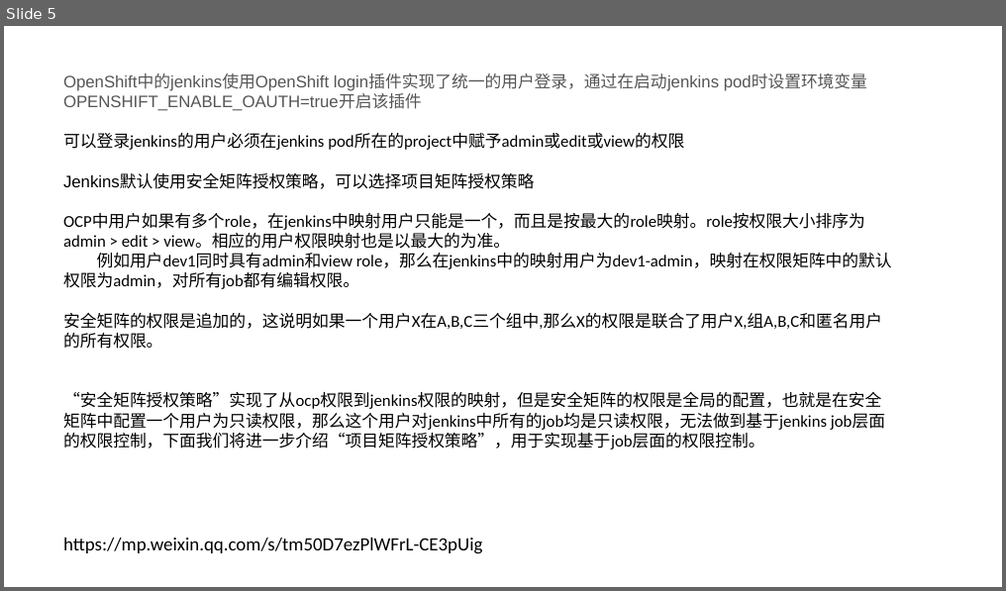
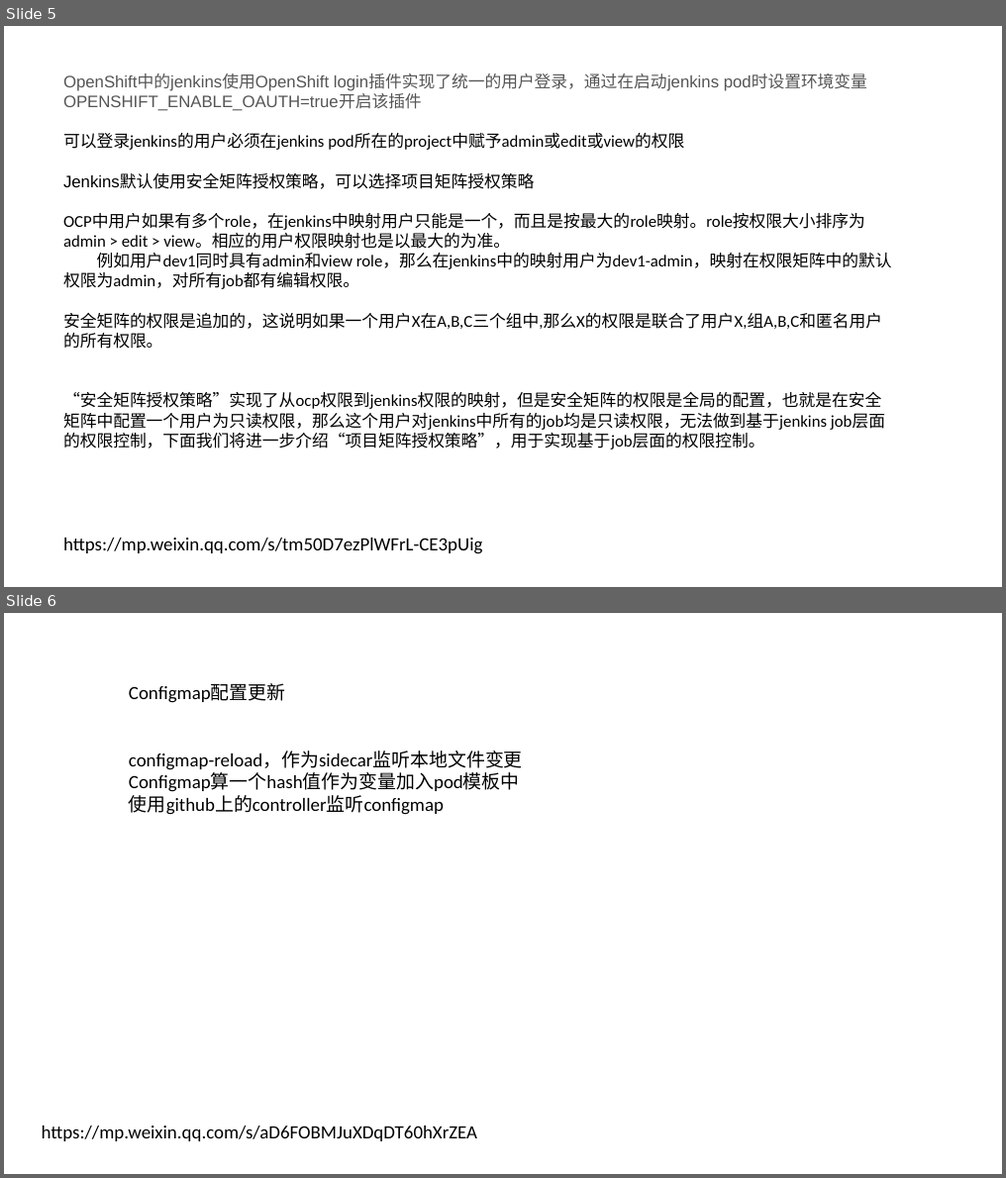
Before and after one commit to majorinche/jiagou, a slide deck: 201903.pptx. Shown one above the other, each under a label of ours: slide 5 before the commit, slides 5 and 6 after it. The pictures are 1006x591 and 1006x1178 pixels, drawn with LibreOffice and Linux fonts; fonts in the diff are those of the drawing. Boxes give left, top, right and bottom in pixels: in the first picture for what was removed or moved away, otherwise in the second. Text is boxed around its words. In the diff, an @@ line names an element or a change of style, - is before the commit and + after.

```diff
--- a/201903.pptx
+++ b/201903.pptx
@@ slide 6 added at box(4, 613, 1002, 1174), background #FFFFFF @@
@@ text added at box(129, 683, 523, 815), 18 pt, text #000000 @@
+Configmap配置更新
+configmap-reload，作为sidecar监听本地文件变更
+Configmap算一个hash值作为变量加入pod模板中
+使用github上的controller监听configmap
@@ text added at box(42, 1126, 477, 1142), 18 pt, text #000000 @@
+https://mp.weixin.qq.com/s/aD6FOBMJuXDqDT60hXrZEA
```
Also in this commit, not shown: 3 other slides added, 1 slide removed.
